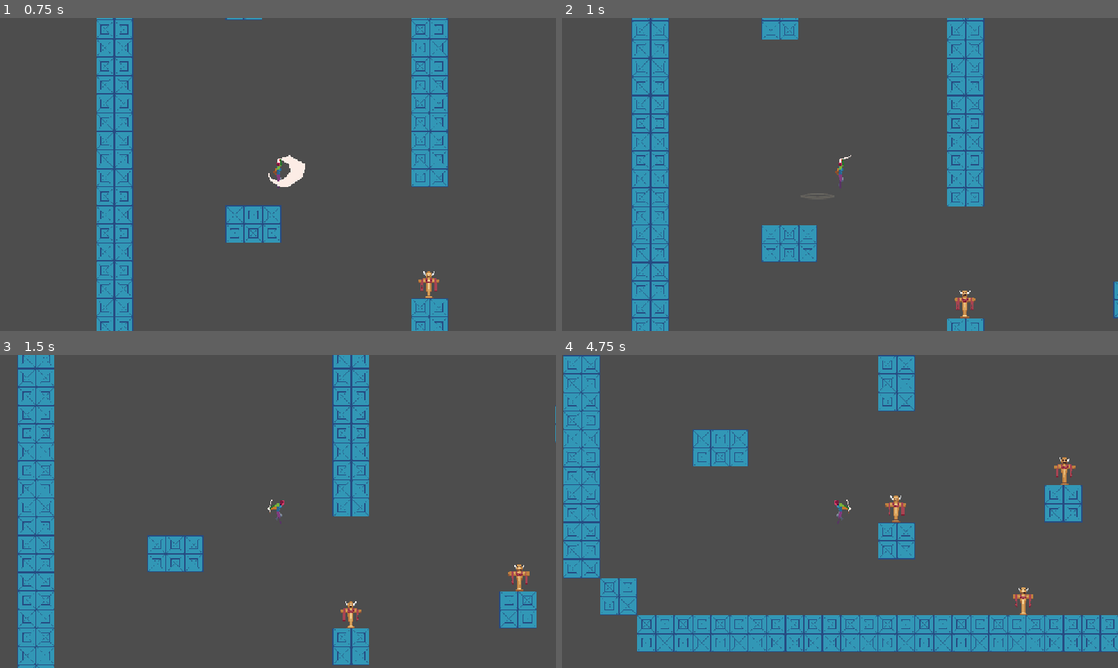
Above: before the commit, frames 1-4 (two rows, left to right).
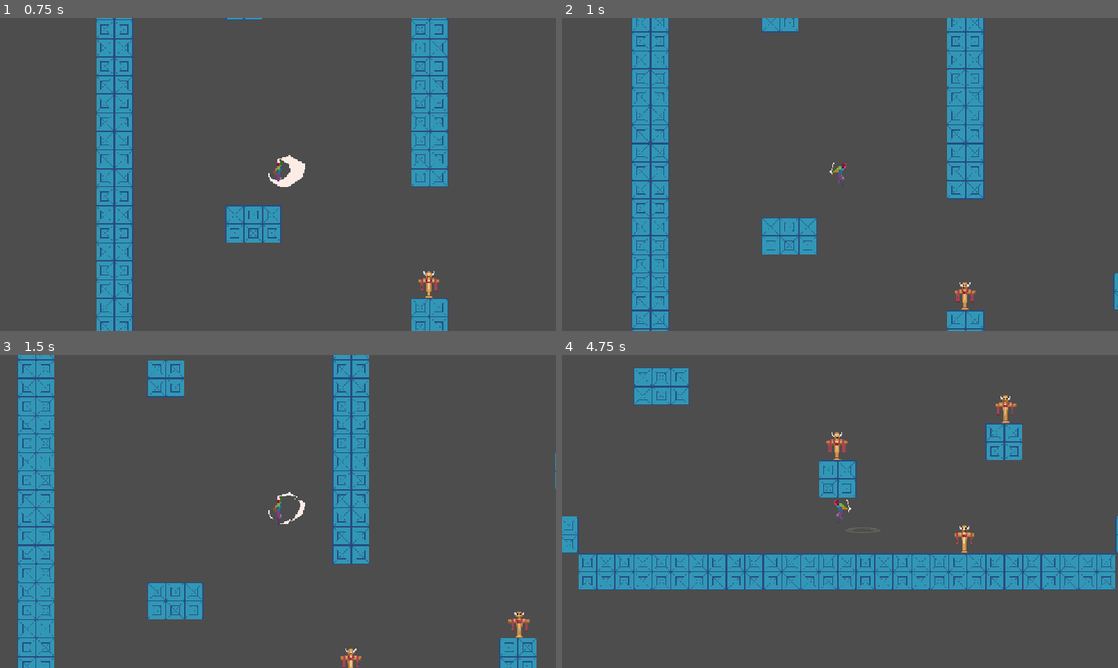
Above: after the commit, the same moments.

Repository: jbradlim08/MindBlade
Game: Godot game, scene res://Scene/level.tscn
Same seed, same stepped clock (60 frames per second), same inputs: the game is played once before the commit and once after it.
Inputs (mouse positions are in pixels of both pictures, inside the frame that each line leads up to):
- Up to frame 1 (0.75 s): tap Enter at 0.5 s; move the mouse to (400, 158) at 0.52 s; hold D (right) from 0.53 s (still down); tap Space (jump) at 0.6 s; click (400, 158) at 0.67 s
- Up to frame 2 (1 s): keep holding D (right); tap Space (jump) at 0.77 s
- Up to frame 3 (1.5 s): keep holding D (right); tap Space (jump) at 1.07 s; move the mouse to (166, 527) at 1.27 s; click (166, 527) at 1.35 s
- Up to frame 4 (4.75 s): tap Space (jump) at 1.52, 1.55, 1.82, 2.3, 3.02, 3.05, 3.32, 3.77, 3.8, 4.07, 4.35, 4.52 s; move the mouse to (895, 442) at 2.02 s; release D (right) at 2.03 s; hold A (left) 2.03-2.78 s; hold Middle mouse button (middle-mouse) 2.03-2.78 s; move the mouse to (812, 574) at 2.77 s; hold D (right) 2.78-4.28 s; right-click (812, 574) at 2.85 s; click (812, 574) at 2.92 s; move the mouse to (745, 574) at 3.52 s; tap Shift at 3.6 s; click (745, 574) at 3.67 s; move the mouse to (673, 464) at 4.27 s; hold A (left) from 4.28 s (still down)

Frame 1 is identical in both runs. In frame 2, 4.6% of the frame differs, in the area x 12-100%, y 0-100%; in frame 3, 9.7%; in frame 4, 33%, in the area x 0-100%, y 0-95%.

Commit message:
Jump attack. Disabled double jump if still in JUMP_ATTACK state. Allow throwing state while jump attack. 'is_jump_attack' value is false only when the velocity is >= 0. No flipping sprite while jump attack, because it can create awkward animation

Diff:
--- a/character/base_player.gd
+++ b/character/base_player.gd
@@ -74,7 +74,7 @@
 
 func handle_jump() -> void:
 	# Start jump
-	if Input.is_action_just_pressed("jump") and jump_count < max_jumps:
+	if Input.is_action_just_pressed("jump") and jump_count < max_jumps and not is_jump_attack:
 		velocity.y = jump_velocity
 		if is_on_floor():
 			jump_count += 1
@@ -104,6 +104,9 @@
 		velocity.x = move_toward(velocity.x, 0, speed)
 
 func update_facing() -> void:
+	if cur_state == PlayerState.JUMP_ATTACK:
+		sprite.flip_h = sprite.flip_h
+		return
 	if dir > 0:
 		sprite.flip_h = false
 	elif dir < 0:
@@ -123,6 +126,9 @@
 			set_state(PlayerState.IDLE)
 
 	if not is_on_floor():
+		if velocity.y >= 0:
+			is_jump_attack = false
+			# this is to prevent throw state condition being paused
 		if not is_jump_attack:
 			if velocity.y < 0:
 				set_state(PlayerState.JUMP)
@@ -209,4 +215,3 @@
 		is_attacking = false
 	if anim_name == "jump_attack":
 		can_jump_attack = false
-		is_jump_attack = false
